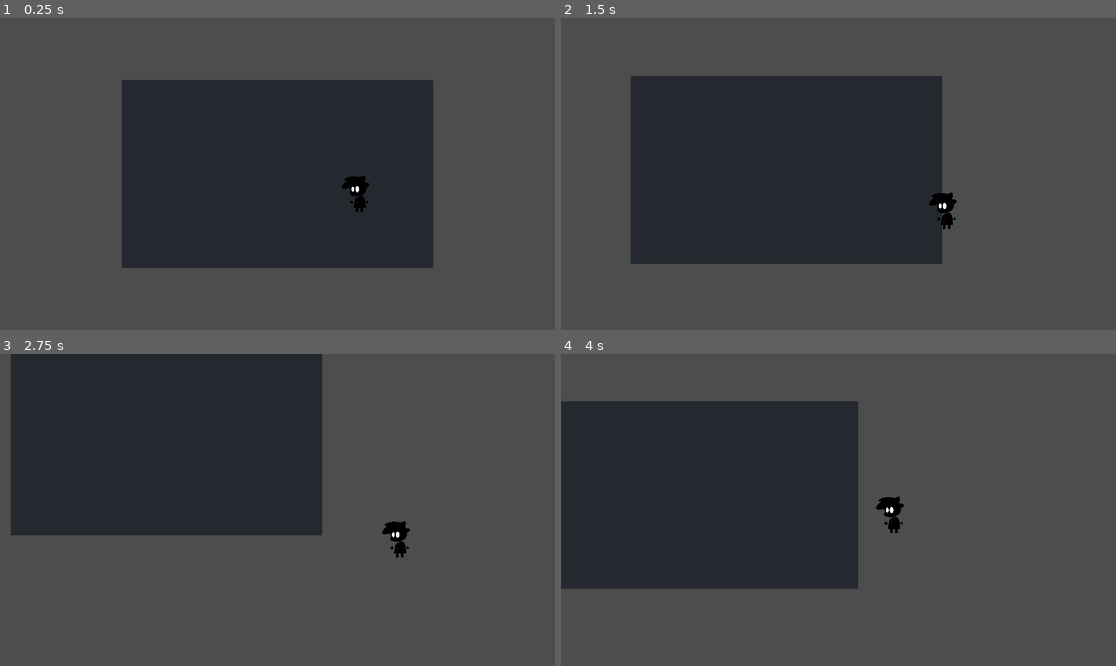
Above: before the commit, frames 1-4 (two rows, left to right).
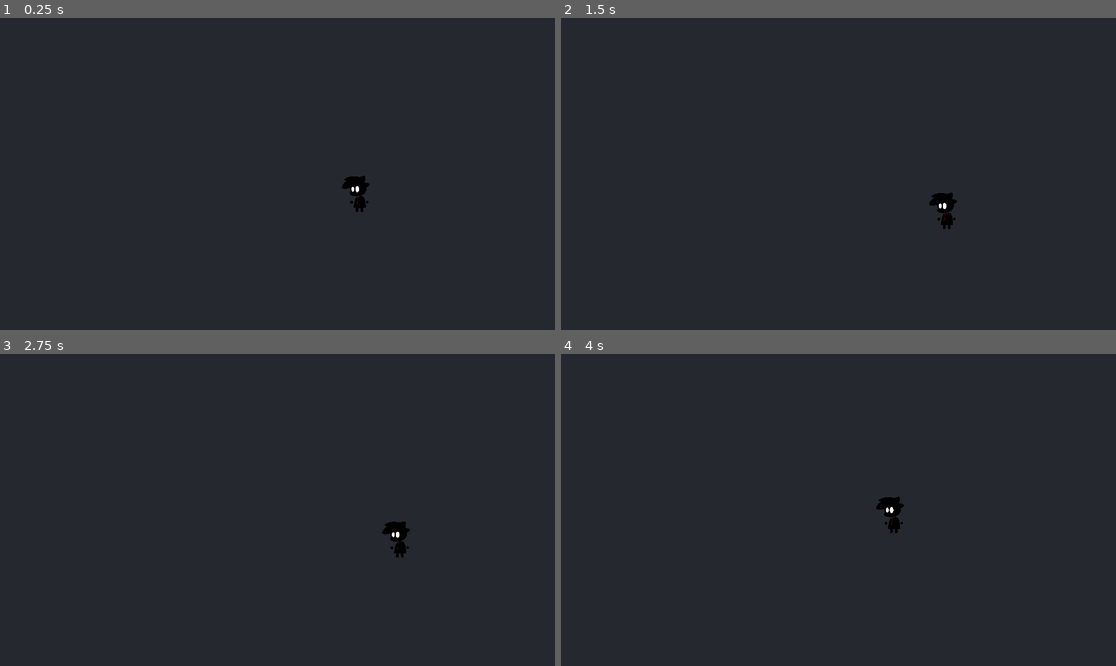
Above: after the commit, the same moments.

Repository: AldrinCleetus/biscuit-busters
Game: Godot game, scene res://scenes/game.tscn
The game is run twice, just before and just after one commit, with the same random seed, the same clock (stepped at 60 frames per second) and the same inputs.
Inputs:
- Up to frame 1 (0.25 s): no input
- Up to frame 2 (1.5 s): tap Enter at 0.5 s; hold Right (ui_right) 0.53-1.28 s; hold Down (ui_down) from 1.28 s (still down)
- Up to frame 3 (2.75 s): release Down (ui_down) at 2.03 s; hold Right (ui_right) from 2.03 s (still down)
- Up to frame 4 (4 s): release Right (ui_right) at 2.78 s; hold Up (ui_up) 2.78-3.53 s; hold Left (ui_left) from 3.53 s (still down)

The runs differ from the first frame. In frame 1, 66% of the frame differs, in the area x 0-100%, y 0-100%; in frame 2, 66%; in frame 3, 67%; in frame 4, 67%.

Commit message:
reorganized the folder structure

Diff:
--- a/project.godot
+++ b/project.godot
@@ -20,6 +20,41 @@
 window/size/viewport_width=1920
 window/size/viewport_height=1080
 
+[input]
+
+ui_left={
+"deadzone": 0.5,
+"events": [Object(InputEventKey,"resource_local_to_scene":false,"resource_name":"","device":0,"window_id":0,"alt_pressed":false,"shift_pressed":false,"ctrl_pressed":false,"meta_pressed":false,"pressed":false,"keycode":4194319,"physical_keycode":0,"key_label":0,"unicode":0,"location":0,"echo":false,"script":null)
+, Object(InputEventJoypadButton,"resource_local_to_scene":false,"resource_name":"","device":0,"button_index":13,"pressure":0.0,"pressed":false,"script":null)
+, Object(InputEventJoypadMotion,"resource_local_to_scene":false,"resource_name":"","device":0,"axis":0,"axis_value":-1.0,"script":null)
+, Object(InputEventKey,"resource_local_to_scene":false,"resource_name":"","device":-1,"window_id":0,"alt_pressed":false,"shift_pressed":false,"ctrl_pressed":false,"meta_pressed":false,"pressed":false,"keycode":0,"physical_keycode":65,"key_label":0,"unicode":97,"location":0,"echo":false,"script":null)
+]
+}
+ui_right={
+"deadzone": 0.5,
+"events": [Object(InputEventKey,"resource_local_to_scene":false,"resource_name":"","device":0,"window_id":0,"alt_pressed":false,"shift_pressed":false,"ctrl_pressed":false,"meta_pressed":false,"pressed":false,"keycode":4194321,"physical_keycode":0,"key_label":0,"unicode":0,"location":0,"echo":false,"script":null)
+, Object(InputEventJoypadButton,"resource_local_to_scene":false,"resource_name":"","device":0,"button_index":14,"pressure":0.0,"pressed":false,"script":null)
+, Object(InputEventJoypadMotion,"resource_local_to_scene":false,"resource_name":"","device":0,"axis":0,"axis_value":1.0,"script":null)
+, Object(InputEventKey,"resource_local_to_scene":false,"resource_name":"","device":-1,"window_id":0,"alt_pressed":false,"shift_pressed":false,"ctrl_pressed":false,"meta_pressed":false,"pressed":false,"keycode":0,"physical_keycode":68,"key_label":0,"unicode":100,"location":0,"echo":false,"script":null)
+]
+}
+ui_up={
+"deadzone": 0.5,
+"events": [Object(InputEventKey,"resource_local_to_scene":false,"resource_name":"","device":0,"window_id":0,"alt_pressed":false,"shift_pressed":false,"ctrl_pressed":false,"meta_pressed":false,"pressed":false,"keycode":4194320,"physical_keycode":0,"key_label":0,"unicode":0,"location":0,"echo":false,"script":null)
+, Object(InputEventJoypadButton,"resource_local_to_scene":false,"resource_name":"","device":0,"button_index":11,"pressure":0.0,"pressed":false,"script":null)
+, Object(InputEventJoypadMotion,"resource_local_to_scene":false,"resource_name":"","device":0,"axis":1,"axis_value":-1.0,"script":null)
+, Object(InputEventKey,"resource_local_to_scene":false,"resource_name":"","device":-1,"window_id":0,"alt_pressed":false,"shift_pressed":false,"ctrl_pressed":false,"meta_pressed":false,"pressed":false,"keycode":0,"physical_keycode":87,"key_label":0,"unicode":119,"location":0,"echo":false,"script":null)
+]
+}
+ui_down={
+"deadzone": 0.5,
+"events": [Object(InputEventKey,"resource_local_to_scene":false,"resource_name":"","device":0,"window_id":0,"alt_pressed":false,"shift_pressed":false,"ctrl_pressed":false,"meta_pressed":false,"pressed":false,"keycode":4194322,"physical_keycode":0,"key_label":0,"unicode":0,"location":0,"echo":false,"script":null)
+, Object(InputEventJoypadButton,"resource_local_to_scene":false,"resource_name":"","device":0,"button_index":12,"pressure":0.0,"pressed":false,"script":null)
+, Object(InputEventJoypadMotion,"resource_local_to_scene":false,"resource_name":"","device":0,"axis":1,"axis_value":1.0,"script":null)
+, Object(InputEventKey,"resource_local_to_scene":false,"resource_name":"","device":-1,"window_id":0,"alt_pressed":false,"shift_pressed":false,"ctrl_pressed":false,"meta_pressed":false,"pressed":false,"keycode":0,"physical_keycode":83,"key_label":0,"unicode":115,"location":0,"echo":false,"script":null)
+]
+}
+
 [rendering]
 
 renderer/rendering_method="gl_compatibility"
--- a/scenes/game.tscn
+++ b/scenes/game.tscn
@@ -1,7 +1,7 @@
 [gd_scene load_steps=4 format=3 uid="uid://bs8xv7rbmpcbb"]
 
 [ext_resource type="Texture2D" uid="uid://c42flkc1n2aq4" path="res://assets/floor.png" id="1_uwrxv"]
-[ext_resource type="PackedScene" uid="uid://dch4ob0nrxubh" path="res://Characters/player_one.tscn" id="2_yqjtg"]
+[ext_resource type="PackedScene" uid="uid://dch4ob0nrxubh" path="res://scenes/characters/player_one.tscn" id="2_yqjtg"]
 
 [sub_resource type="CanvasItemMaterial" id="CanvasItemMaterial_yqjtg"]
 
@@ -9,7 +9,7 @@
 
 [node name="floor" type="Sprite2D" parent="."]
 material = SubResource("CanvasItemMaterial_yqjtg")
-scale = Vector2(1.00298, 1.63636)
+scale = Vector2(18.235, 40)
 texture = ExtResource("1_uwrxv")
 
 [node name="PlayerOne" parent="." instance=ExtResource("2_yqjtg")]
@@ -21,3 +21,7 @@
 zoom = Vector2(3.01, 3.01)
 position_smoothing_enabled = true
 position_smoothing_speed = 2.0
+
+[node name="Wall" type="Node" parent="."]
+
+[node name="Sprite2D" type="Sprite2D" parent="Wall"]
--- a/scripts/player_main.gd
+++ b/scripts/player_main.gd
@@ -11,6 +11,7 @@
    	 Input.get_action_strength("ui_down") - Input.get_action_strength("ui_up")
 	)
 
+
 	direction = direction.normalized()
 
 	velocity = direction * SPEED
Renamed: Characters/player_one.tscn -> scenes/characters/player_one.tscn
